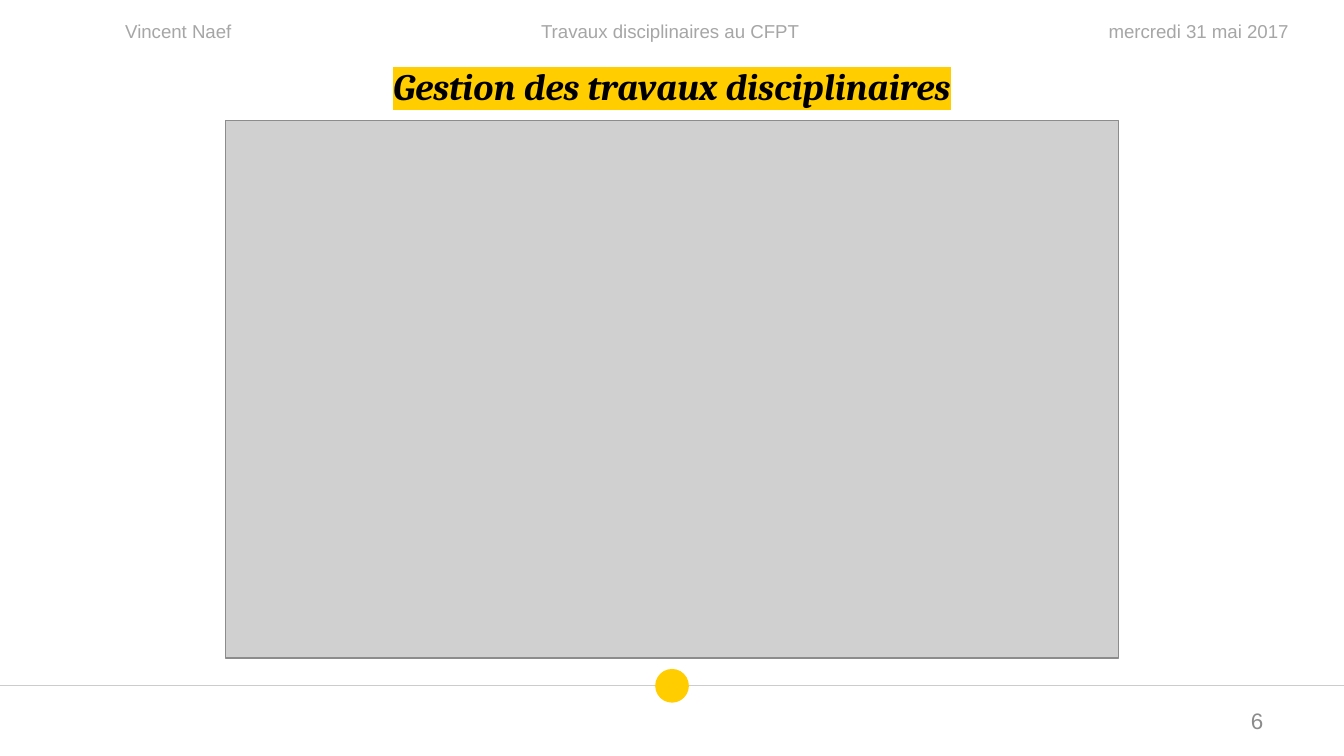
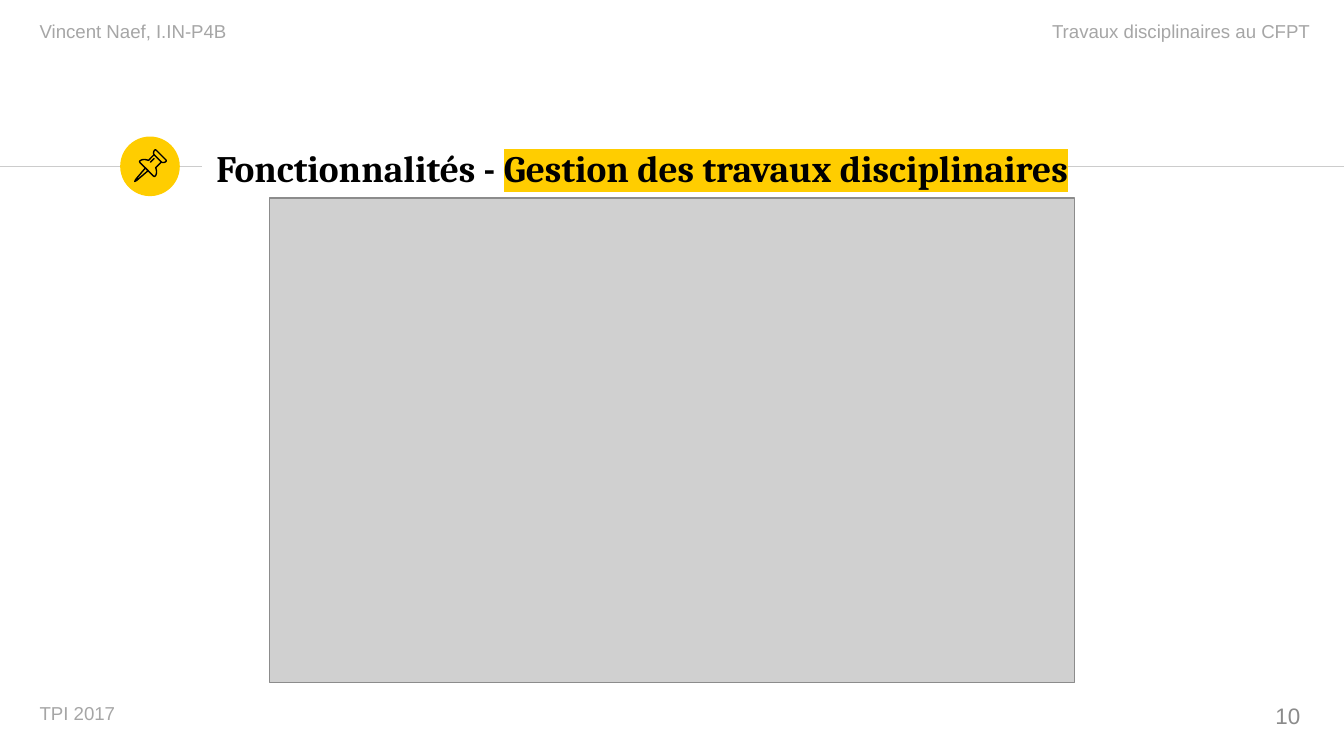
Before and after one commit to vinelo/TPI, a slide deck: slide 10 of Présentation/PresentationTPI.pptx (slide 6 before the commit). Drawn at 1344x756 pixels with LibreOffice and Linux fonts; fonts in the diff are those of the drawing; grey boxes stand for pictures. Boxes give left, top, right and bottom in pixels: in the first picture for what was removed or moved away, otherwise in the second. Text is boxed around its words. In the diff, an @@ line names an element or a change of style, - is before the commit and + after.

```diff
--- a/Présentation/PresentationTPI.pptx
+++ b/Présentation/PresentationTPI.pptx
@@ text at [40, 24, 226, 40]: text changed @@
-Vincent Naef
+Vincent Naef, I.IN-P4B
@@ text "Travaux disciplinaires au CFPT": place and size @@
-text "Travaux disciplinaires au CFPT" at [541, 24, 799, 42]
+text "Travaux disciplinaires au CFPT" at [1052, 24, 1310, 42]
@@ text "Travaux disciplinaires au CFPT" at [1052, 24, 1310, 42]: alignment centre to right @@
@@ text removed at [1109, 24, 1288, 38] @@
-mercredi 31 mai 2017
@@ ellipse added at [120, 137, 179, 196], fill #FFCD00 @@
@@ title "Fonctionnalités - Gestion des travaux ..." at [216, 147, 1068, 190]: vertical alignment top to middle @@
@@ title at [216, 147, 1068, 190]: text changed; italic off @@
-Gestion des travaux disciplinaires
+Fonctionnalités - Gestion des travaux disciplinaires
@@ line added from (0, 167) to (202, 167), #CCCCCC 0.75 pt @@
@@ group added at [134, 151, 165, 181]: 4 freeform shapes @@
@@ line added from (774, 167) to (1344, 167), #CCCCCC 0.75 pt @@
@@ picture: place and size @@
-picture at [226, 121, 1120, 659]
+picture at [270, 198, 1075, 681]
@@ line removed from (0, 685) to (1344, 685) @@
@@ ellipse removed at [655, 669, 688, 703] @@
@@ text added at [40, 707, 115, 720], 10 pt, text #A6A6A6 @@
+TPI 2017
@@ page number removed at [1251, 713, 1263, 729] @@
-6
@@ page number added at [1275, 708, 1300, 724], 12 pt, text #8C8C8C @@
+10
```
Also in this commit, not shown: 14 other slides changed, 22 slides added, 1 slide removed, 33 other files.
